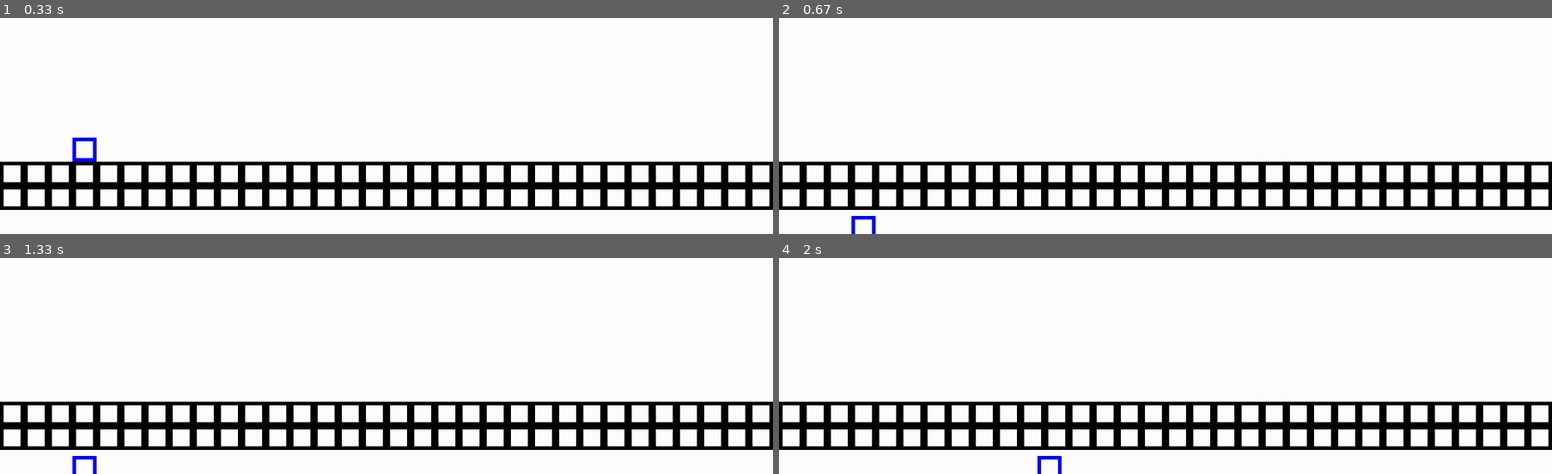
Above: before the commit, frames 1-4 (two rows, left to right).
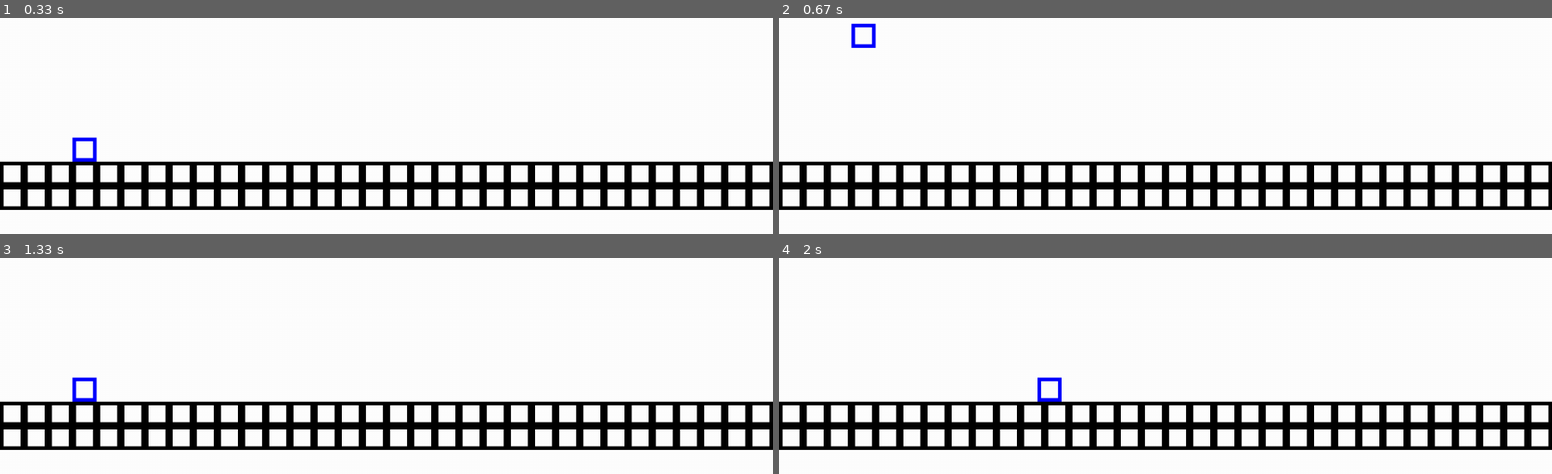
Above: after the commit, the same moments.

Repository: Thickney/PyGameSMB
Game: pygame game, started from SMB.py
Two runs of this game, one before a commit and one after it. Both use one fixed random seed, a clock stepped at 60 frames per second and the inputs below. The source is Python 2; it was converted automatically to run under Python 3.
Inputs:
- Up to frame 1 (0.33 s): no input
- Up to frame 2 (0.67 s): tap Space at 0.33 s
- Up to frame 3 (1.33 s): no input
- Up to frame 4 (2 s): hold D 1.33-1.97 s

Frame 1 is identical in both runs. In frame 2, 0.3% of the frame differs, in the area x 9-13%, y 2-100%; in frame 3, 0.3%; in frame 4, 0.3%.

Commit message:
Player jump and collisions
Player can jump now and will have position reset to the top of whatever
tile it landed on.

Issue: Game is laggy now because of the collision checks. Will need to
find a way to minimize the number of checks required.

Diff:
--- a/SMB.py
+++ b/SMB.py
@@ -36,6 +36,8 @@
         self.color = color
         self.rect = Rect(x,y,w,h)
         self.allStates = {}
+        self.collidingObjects = []
+        self.hasCollision = False
 
     def translate (self, dx, dy):
         if dx < 0:
@@ -57,6 +59,10 @@
             self.currState = self.newState
             self.currState.enterState(self)
 
+    def addCollision (self, collided):
+        self.collidingObjects.append(collided)
+        self.hasCollision = True
+
     def draw (self):
         pygame.draw.rect(screen, self.color, [self.x,self.y,self.w,self.h], 6)
 
@@ -92,6 +98,8 @@
     def __init__ (self, x, y, w, h, color):
         Entity.__init__(self, x, y, w, h, color)
         self.allStates = { "idle":GroundBlockStateIdle() }
+        self.prevState = self.allStates.get("idle")
+        self.currState = self.prevState
 
     def update (self, deltaTime):
         self.currState.execute(self, deltaTime)
@@ -118,13 +126,13 @@
 class Mario (Entity):
     def __init__ (self, x, y, w, h, color):
         Entity.__init__(self, x, y, w, h, color)
-        self.allStates = { "idle":MarioStateIdle(), "move":MarioStateMove(), "run":MarioStateRun(), "jump":MarioStateJump() }
+        self.allStates = { "idle":MarioStateIdle(), "move":MarioStateMove(), "run":MarioStateRun(), "jump":MarioStateJump(), "fall":MarioStateFall() }
         self.prevState = self.allStates.get("idle")
         self.currState = self.prevState
         self.speed = 0.5
         self.isDead = False
         self.dy = 0
-        self.jumpHeight = 2
+        self.jumpHeight = 100
         self.velocity = 0
 
     def update (self, deltaTime):
@@ -148,9 +156,8 @@
 
 # MarioStateIdle
 class MarioStateIdle (State):
-
-    def enterState (self, entity):
-        print "Entering Mario Idle."
+    def enterState (self, entity):
+        return
 
     def execute (self, entity, deltaTime):
         key = pygame.key.get_pressed()
@@ -164,16 +171,15 @@
             entity.changeState("move")
 
     def exitState (self, entity):
-        print "Exiting Mario Idle."
+        return
 
     def toString (self):
         return "idle"
 
 # MarioStateMove
 class MarioStateMove (State):
-
-    def enterState (self, entity):
-        print "Entering Mario Move."
+    def enterState (self, entity):
+        return
 
     def execute (self, entity, deltaTime):
         key = pygame.key.get_pressed()
@@ -192,16 +198,15 @@
             mario.changeState("idle")
 
     def exitState (self, entity):
-        print "Exiting Mario Move."
+        return
 
     def toString (self):
         return "move"
 
 # MarioStateRun
 class MarioStateRun (State):
-
-    def enterState (self, entity):
-        print "Entering Mario Run."
+    def enterState (self, entity):
+        return
 
     def execute (self, entity, deltaTime):
         key = pygame.key.get_pressed()
@@ -228,21 +233,21 @@
                 mario.direction = "right"
 
     def exitState (self, entity):
-        print "Exiting Mario Run."
+        return
 
     def toString (self):
         return "run"
 
 # MarioStateJump
 class MarioStateJump (State):
-
-    def enterState (self, entity):
-        print "Entering Mario Jump."
+    def enterState (self, entity):
+        mario.dy = 0
         mario.velocity = 0
         self.startHeight = mario.y
 
     def execute (self, entity, deltaTime):
         key = pygame.key.get_pressed()
+        # Get in-air x-axis movement.
 
         # Update upward velocity.
         mario.dy += mario.velocity
@@ -250,31 +255,52 @@
 
         # Start falling back down.
         if mario.y < self.startHeight - mario.jumpHeight:
-            mario.velocity *= -0.95;
-
-        mario.translate(0, mario.velocity * deltaTime)
-
-        # Landed.
-        if mario.y >= groundY:
-            mario.changeState("idle")
-
-    def exitState (self, entity):
-        print "Exiting Mario Jump."
+            mario.changeState("fall")
+
+        mario.translate(0, mario.dy)
+
+    def exitState (self, entity):
+        return
 
     def toString (self):
         return "jump"
 
+# MarioStateFall
+class MarioStateFall (State):
+    def enterState (self, entity):
+        mario.velocity *= -0.95;
+
+    def execute (self, entity, deltaTime):
+
+        # Check if any collisions.
+        if (entity.hasCollision):
+            for obj in entity.collidingObjects:
+                if isinstance(obj, GroundBlock):
+                    entity.changeState("idle")
+                    # Place entity on top of obj.
+                    entity.translate(0, obj.y - entity.y - entity.h)
+
+            entity.hasCollision = False
+            entity.collidingObjects = []
+            return
+
+
+        mario.dy += mario.velocity
+        mario.velocity -= gravity
+        mario.translate(0, mario.dy)
+
+    def exitState (self, entity):
+        return
+    def toString (self):
+        return "fall"
 
 # GroundBlockStateIdle
 class GroundBlockStateIdle (State):
     def enterState (self, entity):
         return
 
-    #def execute (self, entity, deltaTime):
-    #    if entity.rect.collideRect(mario.rect):
-            # Take mario's prev and curr positions and
-            # decide which side of the ground block to push
-            # mario away from.
+    def execute (self, entity, deltaTime):
+        return
 
     def exitState(self, entity):
         return
@@ -330,6 +356,19 @@
         elif (tile == marioTile):
             self.map.append(Mario(xPos, yPos, tileWidth, tileWidth, marioColor))
 
+    def update (self, deltaTime):
+        for tile in self.map:
+            tile.update(deltaTime)
+
+        self.checkCollisions()
+
+    def checkCollisions (self):
+        for t1 in self.map:
+            for t2 in self.map:
+                if t1 != t2 and t1.rect.colliderect(t2.rect):
+                    t1.addCollision(t2)
+                    t2.addCollision(t1)
+
     def getMario (self):
         for tile in self.map:
             if tile.color == marioColor:
@@ -347,8 +386,11 @@
         Level.__init__(self, fileHandle)
 
     def update (self, deltaTime):
+        Level.update(self, deltaTime)
+
         # Handle stuff like trigger zones and where/when
         # enemies should spawn.
+
         return
 
 
@@ -372,9 +414,8 @@
 levelHandle = "1-1.txt"
 level = LevelOneOne(levelHandle)
 
-# Mario
-groundY = screenSize[1] - 50
-gravity = 0.1
+# Physics
+gravity = -0.2
 
 # Game
 screen = pygame.display.set_mode(screenSize)
@@ -389,17 +430,13 @@
 
 def render ():
     screen.fill(screenBGColor)
-
     level.draw()
-
     pygame.display.flip()
 
 def tick ():
     deltaTime = clock.tick(60)
-
-    mario = level.getMario()
-    if not mario is None:
-        mario.update(deltaTime)
+    level.update(deltaTime)
+
 
 ####################################
 # Main loop
